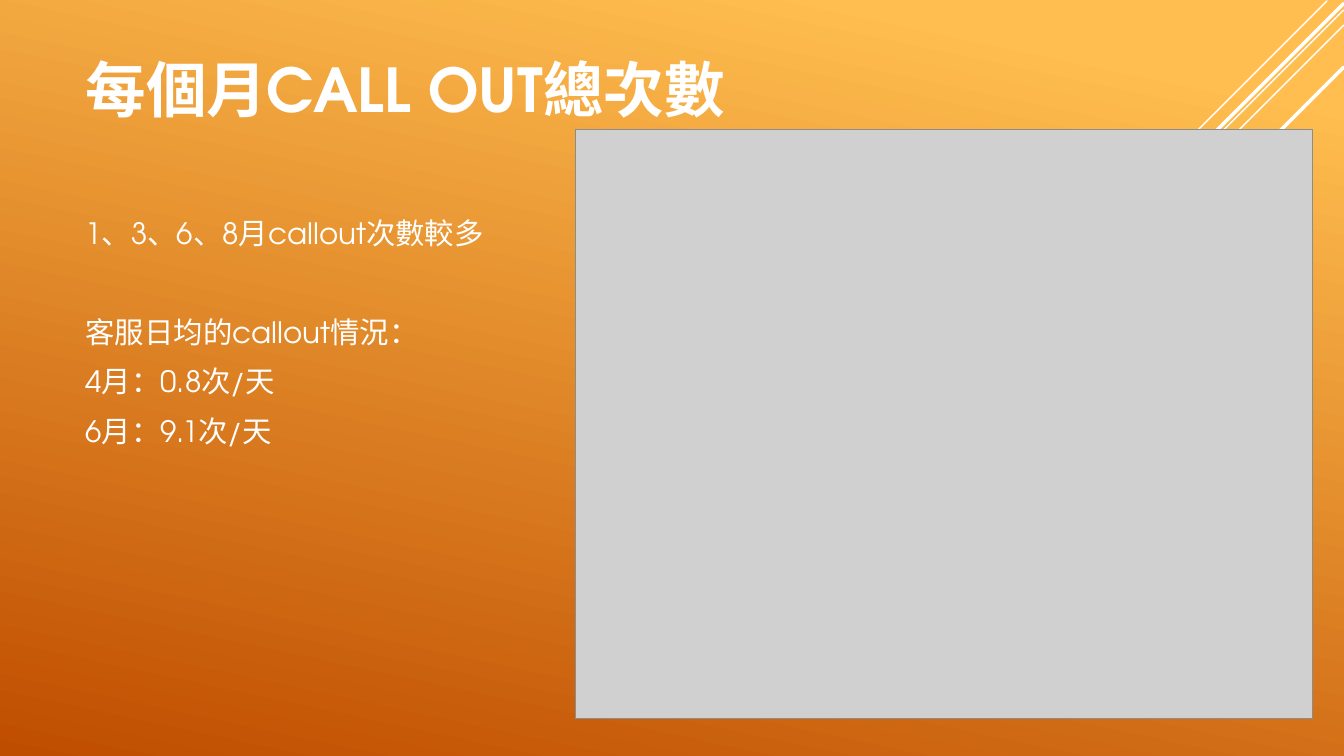
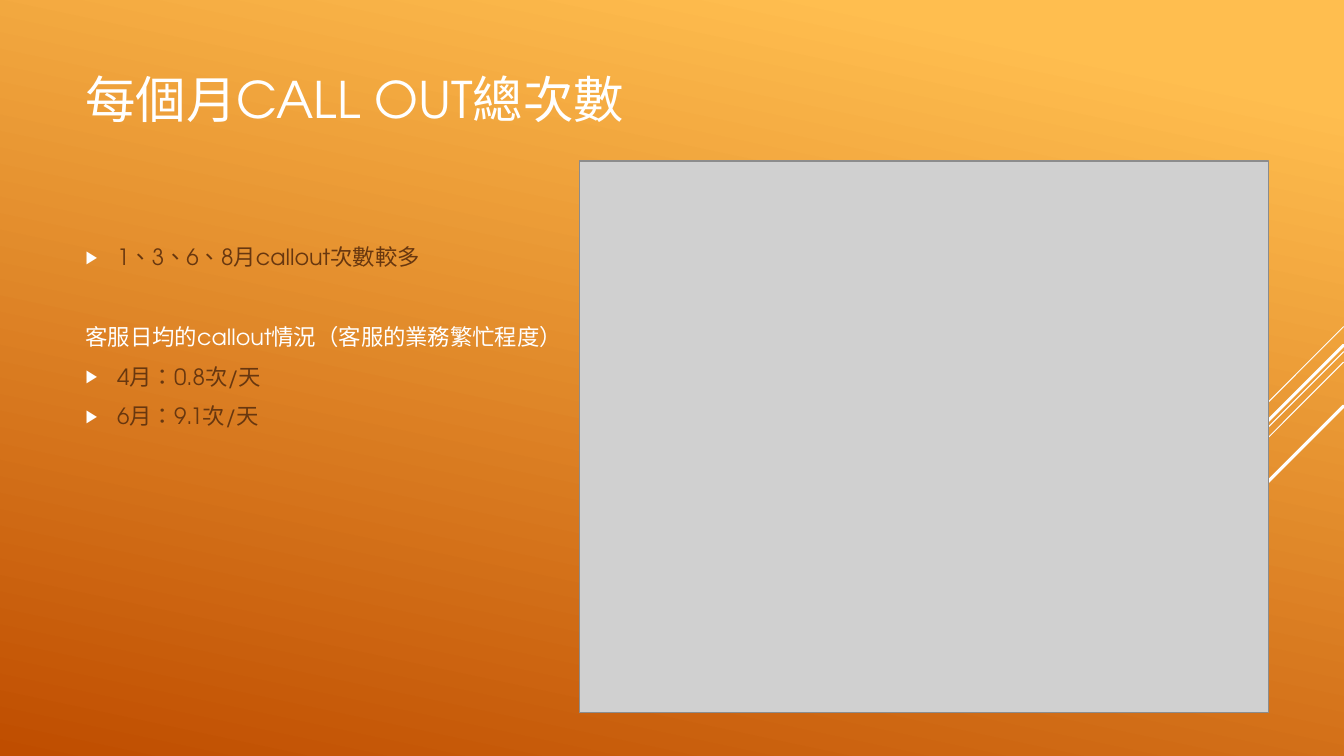
Before and after one commit to EvaXunHsu/Fintech-Course, a slide deck: slide 7 of Final/金融科技-文字探勘與機器學習.pptx (slide 8 before the commit). Drawn at 1344x756 pixels with LibreOffice and Linux fonts; fonts in the diff are those of the drawing; grey boxes stand for pictures. Boxes give left, top, right and bottom in pixels: in the first picture for what was removed or moved away, otherwise in the second. Text is boxed around its words. In the diff, an @@ line names an element or a change of style, - is before the commit and + after.

```diff
--- a/Final/金融科技-文字探勘與機器學習.pptx
+++ b/Final/金融科技-文字探勘與機器學習.pptx
@@ line removed from (1344, 10) to (674, 681) @@
@@ line removed from (1344, 25) to (798, 572) @@
@@ line removed from (1344, 4) to (809, 538) @@
@@ line removed from (1327, 1) to (907, 421) @@
@@ title "每個月CALL OUT總次數" at [86, 75, 624, 122]: size 43.2 to 36 pt, bold off; vertical alignment bottom to middle @@
@@ line removed from (1344, 68) to (865, 546) @@
@@ text "1、3、6、8月callout次數較多": place and size @@
-text "1、3、6、8月callout次數較多" at [86, 219, 484, 447]
+text "1、3、6、8月callout次數較多" at [86, 246, 563, 427]
@@ text "1、3、6、8月callout次數較多" at [86, 246, 563, 427]: vertical alignment top to middle @@
@@ picture: place and size @@
-picture at [576, 130, 1314, 719]
+picture at [579, 161, 1268, 713]
@@ text at [117, 246, 420, 427]: size 21 to 16 pt, text colour #FFFFFF to #68380F in "1、3、6、8月callout次數較多", "4月：0.8次/天", "6月：9.1次/天"; bullet none to ▶; less space between paragraphs @@
@@ text at [86, 326, 563, 347]: text changed; size 21 to 16 pt @@
-客服日均的callout情況：
+客服日均的callout情況（客服的業務繁忙程度）
@@ group added at [1015, 327, 1344, 681]: 5 lines @@
```
Also in this commit, not shown: 15 other slides changed, 3 slides added, 3 slides removed, 24 other files.
